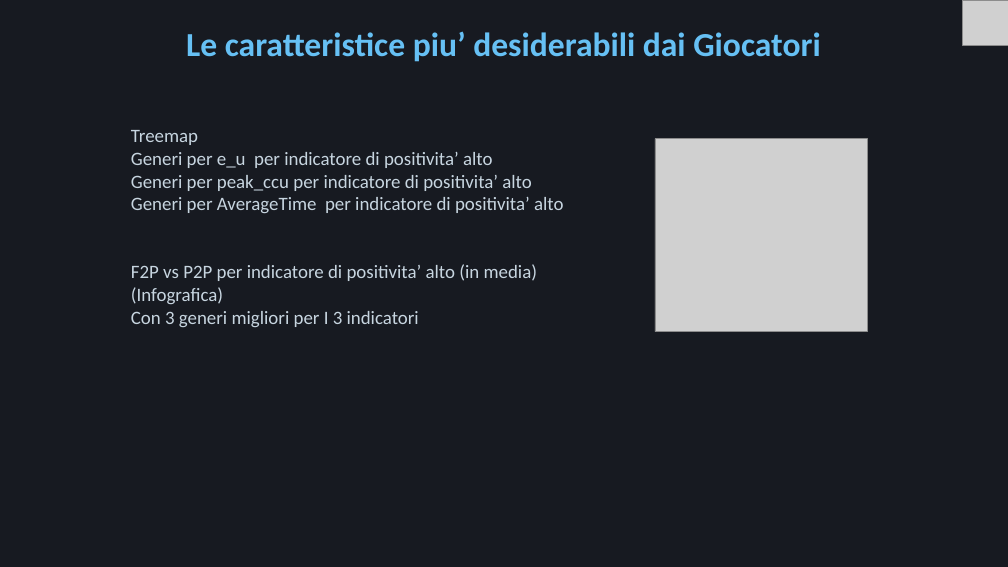
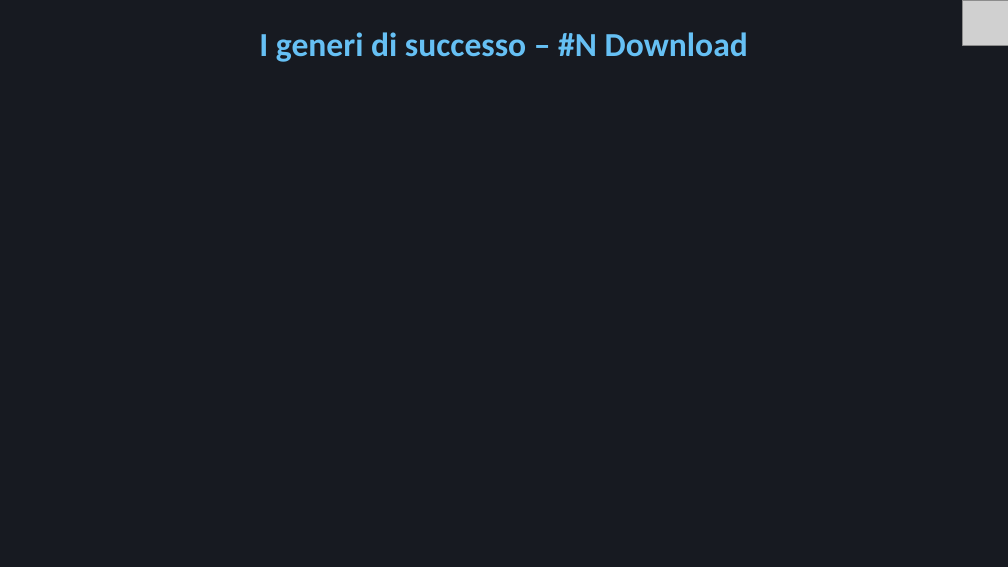
Before and after one commit to Mora11231/VisualizzazioneScientifica, a slide deck: slide 21 of Steam.pptx (slide 20 before the commit). Drawn at 1008x567 pixels with LibreOffice and Linux fonts; fonts in the diff are those of the drawing; grey boxes stand for pictures; background and template pictures are left out. Boxes give left, top, right and bottom in pixels: in the first picture for what was removed or moved away, otherwise in the second. Text is boxed around its words. In the diff, an @@ line names an element or a change of style, - is before the commit and + after.

```diff
--- a/Steam.pptx
+++ b/Steam.pptx
@@ title at [259,32,748,62]: text changed @@
-Le caratteristice piu’ desiderabili dai Giocatori
+I generi di successo – #N Download
@@ text removed at [131,130,563,327] @@
-Treemap
-Generi per e_u per indicatore di positivita’ alto
-Generi per peak_ccu per indicatore di positivita’ alto
-Generi per AverageTime per indicatore di positivita’ alto
-F2P vs P2P per indicatore di positivita’ alto (in media)
-(Infografica)
-Con 3 generi migliori per I 3 indicatori
@@ picture removed at [655,139,867,332] @@
```
Also in this commit, not shown: 14 other slides changed, 5 slides added, 2 slides removed, 29 other files.
